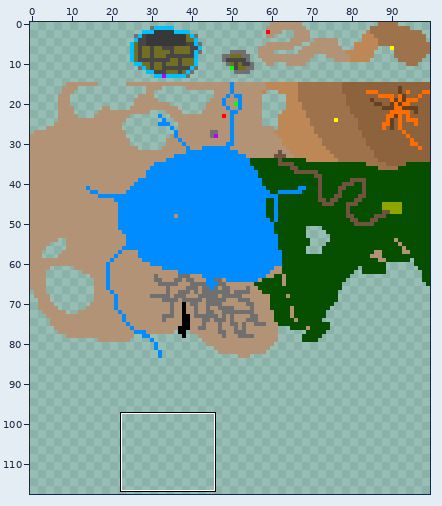
Sprite sheet: refrences/underlandpixelmap.png. Above, an overview of the earlier version with the close-up marked.
Close-up. Before the edit:
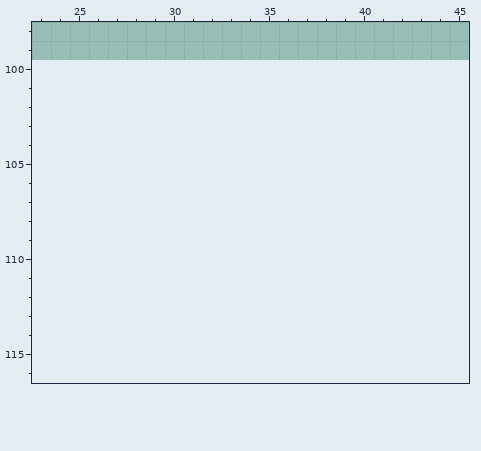
The file is 100x100 pixels. Shown: x 23..45, y 98..116. The old version is drawn lined up with the new one, on the new canvas. The wide view leaves out empty margins. The commit also changed other parts of the picture, which this record leaves out.
And afterwards:
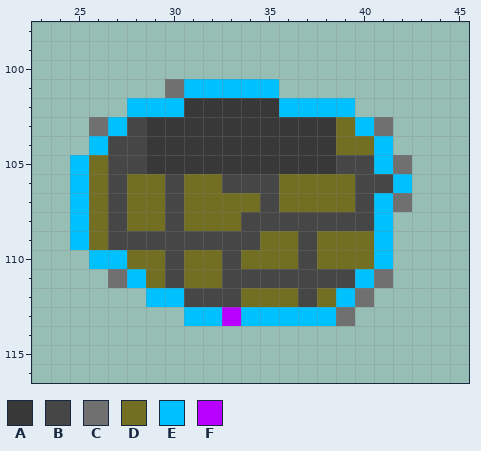
Palette (. is transparent): A #383838  B #464646  C #707070  D #726f23  E #00c1ff  F #b700ff
The exact change:
canvas 100x100 -> 100x200
Changed rows in their new state; - is an unchanged pixel.
first column x 25:
101 -----CEEEEE-------
102 ---EEEAAAAAEEEE---
103 -CEBAAAAAAAAAADEC-
104 -EBBAAAAAAAAAADDE-
105 EDBBAAAAAAAAAABBEC
106 EDBDDBDDBBBDDDDBBE
107 EDBDDBDDDDBDDDDBEC
108 EDBDDBDDDBBBBBBBE-
109 EDBBBBBBBBDDBDDDE-
110 -EEDDBDDBDDDBDDDE-
111 --CEDBDDBBBBBBBEC-
112 ----EEBBBDDDBDEC--
113 ------EEFEEEEEC---
